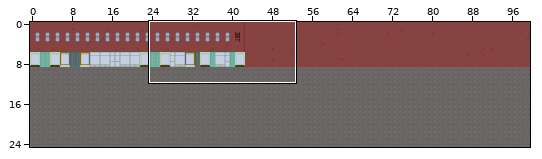
Tiled map, stored at maps/ep1s2.tmx. Above, an overview of the earlier version with the close-up marked.
Close-up. Old version:
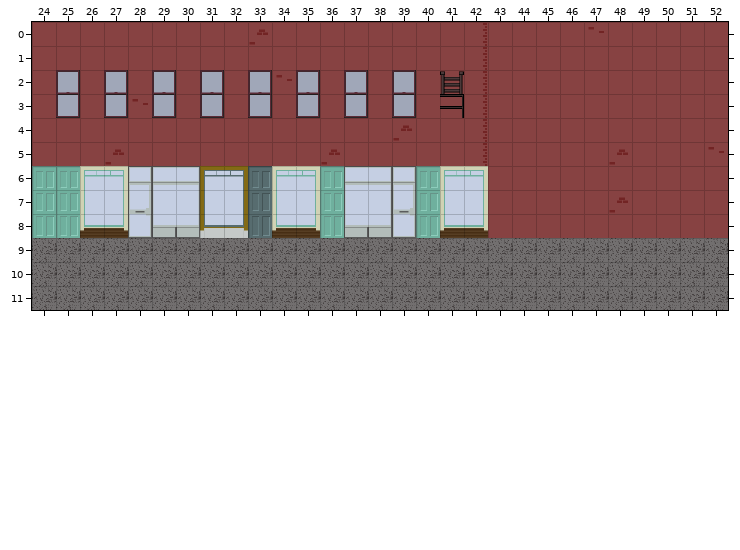
Cells are 32x32 px. Shown: x 24..52, y 0..11. The commit also changed other parts of the map, which this record leaves out.
And afterwards:
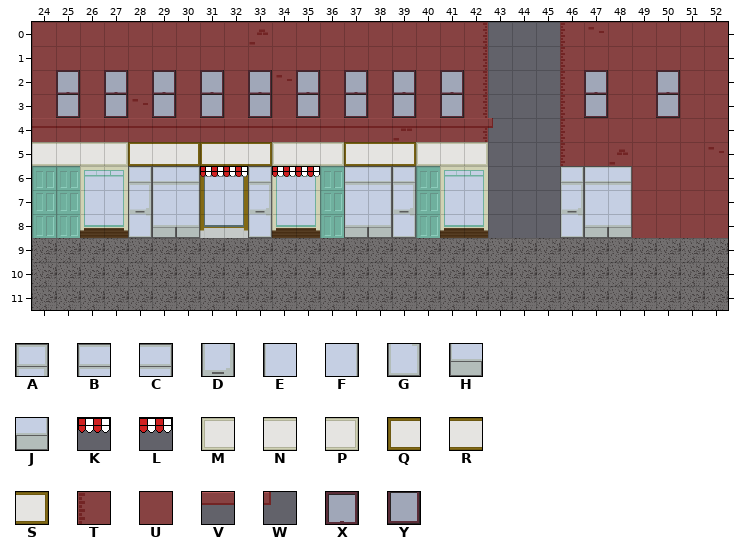
Key: from "Store Front": A 5, B 6, C 7, D 15, E 16, F 17, G 25, H 26, J 27, K 35, L 36, M 37, N 38, P 39, Q 57, R 58, S 59; from "Wall": T 0, U 1, V 31, W 32, X 40, Y 50.
_ is an empty cell, # one hidden under a higher layer.
Tiles of an added or newly shown layer are drawn over the layers below it.
From old to new:
{"where": "layer \"Collision\""}
{"y":6,"x":43,"old":"###","new":"___"}
{"where": "layer \"Ground\""}
{"y":0,"x":43,"old":"UUUU","new":"___T"}
{"y":1,"x":43,"old":"UUUU","new":"___T"}
{"y":2,"x":43,"old":"UUUUU","new":"___TX"}
{"y":2,"x":50,"old":"U","new":"X"}
{"y":3,"x":43,"old":"UUUUU","new":"___TY"}
{"y":3,"x":50,"old":"U","new":"Y"}
{"y":4,"x":43,"old":"UUUU","new":"___T"}
{"y":5,"x":43,"old":"UUUU","new":"___T"}
{"y":6,"x":43,"old":"UUUU","new":"___#"}
{"y":7,"x":43,"old":"UUUU","new":"___#"}
{"y":8,"x":43,"old":"UUUU","new":"___#"}
{"where": "layer \"Tile Layer 4\""}
{"y":6,"x":31,"old":"__","new":"KL"}
{"y":6,"x":34,"old":"__","new":"KL"}
{"y":6,"x":46,"old":"___","new":"ABC"}
{"y":7,"x":46,"old":"___","new":"DEF"}
{"y":8,"x":46,"old":"___","new":"GHJ"}
{"where": "layer \"Tile Layer 5\" (added)"}
{"y":2,"x":41,"old":"_","new":"X"}
{"y":3,"x":41,"old":"_","new":"Y"}
{"y":4,"x":24,"old":"____________________","new":"VVVVVVVVVVVVVVVVVVVW"}
{"y":5,"x":24,"old":"___________________","new":"NNNPQRSQRSMNPQRSMNP"}
{"y":6,"x":33,"old":"_","new":"A"}
{"y":7,"x":33,"old":"_","new":"D"}
{"y":8,"x":33,"old":"_","new":"G"}
